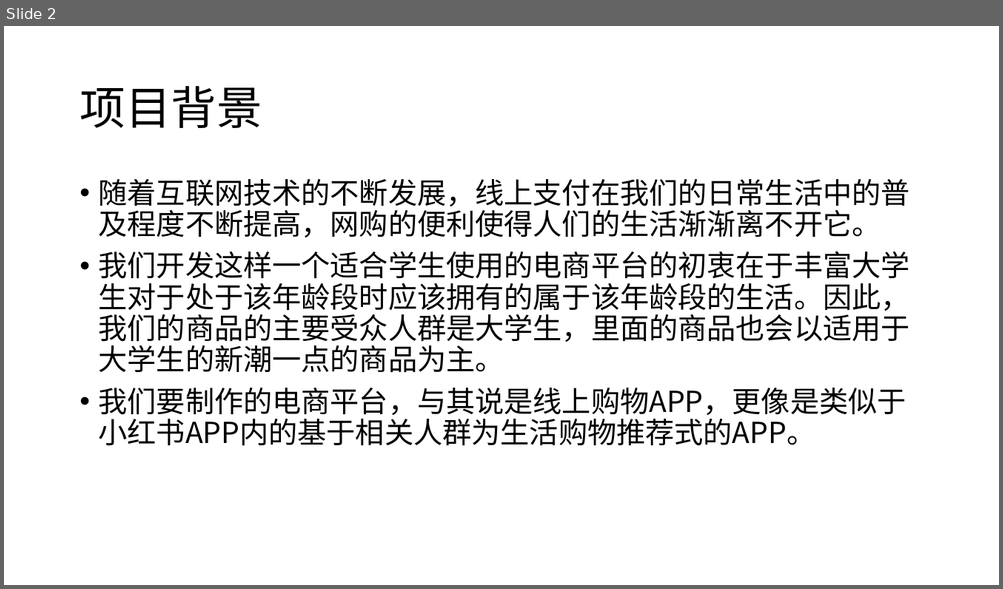
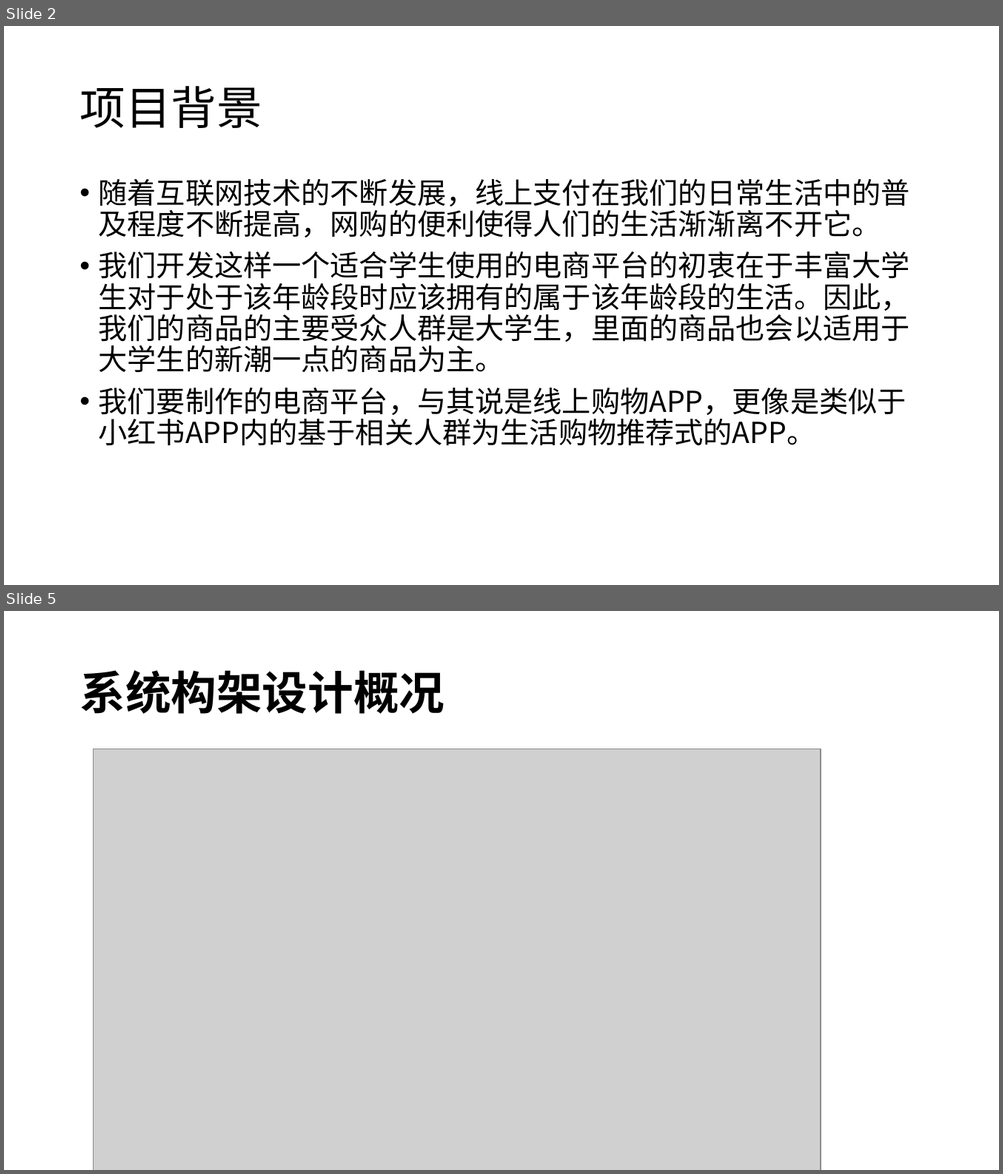
Before and after one commit to Android-Good-Goods/-, a slide deck: design/好物.pptx. Shown one above the other, each under a label of ours: slide 2 before the commit, slides 2 and 5 after it; the slides between them are not shown. The pictures are 1003x589 and 1003x1174 pixels, drawn with LibreOffice and Linux fonts; fonts in the diff are those of the drawing; grey boxes stand for pictures. Boxes give left, top, right and bottom in pixels: in the first picture for what was removed or moved away, otherwise in the second. Text is boxed around its words. In the diff, an @@ line names an element or a change of style, - is before the commit and + after.

```diff
--- a/design/好物.pptx
+++ b/design/好物.pptx
@@ slide 5 added at box(4, 611, 999, 1170), background #FFFFFF @@
@@ title added at box(79, 670, 444, 714), 44 pt, text #000000, bold @@
+系统构架设计概况
@@ picture added at box(93, 749, 820, 1170) @@
```
Also in this commit, not shown: 3 slides changed, 12 other slides added.
